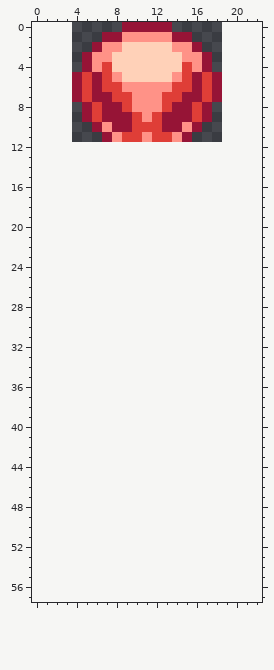
Pixel-art sprite: NPCs/Bosses/Cleaver/RedPrism.png. The picture above is the old version.
The file is 30x24 pixels, drawn in blocks of 2x2; one block is one cell here. The old version is drawn lined up with the new one, on the new canvas.
After:
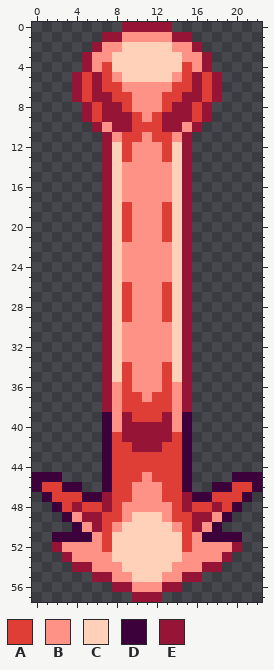
Palette (. is transparent): A #df3e37  B #ff9287  C #ffd1b8  D #3c003a  E #961436
The edit:
canvas 15x12 -> 23x58, the old top-left corner now at 4,0
@@ x 0..22 @@
 11 .......EBAABAABE.......
-12 .......................
-13 .......................
-14 .......................
-15 .......................
-16 .......................
-17 .......................
-18 .......................
-19 .......................
-20 .......................
-21 .......................
-22 .......................
-23 .......................
-24 .......................
-25 .......................
-26 .......................
-27 .......................
-28 .......................
-29 .......................
-30 .......................
-31 .......................
-32 .......................
-33 .......................
-34 .......................
-35 .......................
-36 .......................
-37 .......................
-38 .......................
-39 .......................
-40 .......................
-41 .......................
-42 .......................
-43 .......................
-44 .......................
-45 .......................
-46 .......................
-47 .......................
-48 .......................
-49 .......................
-50 .......................
-51 .......................
-52 .......................
-53 .......................
-54 .......................
-55 .......................
-56 .......................
-57 .......................
+12 .......ECABBBACE.......
+13 .......ECABBBACE.......
+14 .......ECBBBBBCE.......
+15 .......ECBBBBBCE.......
+16 .......ECBBBBBCE.......
+17 .......ECBBBBBCE.......
+18 .......ECABBBACE.......
+19 .......ECABBBACE.......
+20 .......ECABBBACE.......
+21 .......ECABBBACE.......
+22 .......ECBBBBBCE.......
+23 .......ECBBBBBCE.......
+24 .......ECBBBBBCE.......
+25 .......ECBBBBBCE.......
+26 .......ECABBBACE.......
+27 .......ECABBBACE.......
+28 .......ECABBBACE.......
+29 .......ECABBBACE.......
+30 .......ECBBBBBCE.......
+31 .......ECBBBBBCE.......
+32 .......ECBBBBBCE.......
+33 .......ECBBBBBCE.......
+34 .......ECABBBACE.......
+35 .......ECABBBACE.......
+36 .......EBABBBABE.......
+37 .......EBAABAABE.......
+38 .......EBAAAAABE.......
+39 .......DBEAAAEBD.......
+40 .......DBEEEEEBD.......
+41 .......DAEEEEEAD.......
+42 .......DAAEEEAAD.......
+43 .......DAAAAAAAD.......
+44 .......DAAAAAAAD.......
+45 DDD....DAAABAAAD....DDD
+46 DAADD..DAABBBAAD..DDAAD
+47 .DAAADDEAABBBAAEDDAAAD.
+48 ..DAEAAEABBBBBAEAAEAD..
+49 ...DBEEAABCCCBAAEEBD...
+50 ....DBEABCCCCCBAEBD....
+51 ..DDDDBACCCCCCCABDDDD..
+52 ..EBBBBACCCCCCCABBBBE..
+53 ...EBBBBCCCCCCCBBBBE...
+54 ....EEBBBCCCCCBBBEE....
+55 ......EEBBCCCBBEE......
+56 ........EEBBBEE........
+57 ..........EEE..........
Boxes around the changes in both pictures, in picture pixels (x1, y1, x2, y2):
added: (32, 142, 262, 602)
